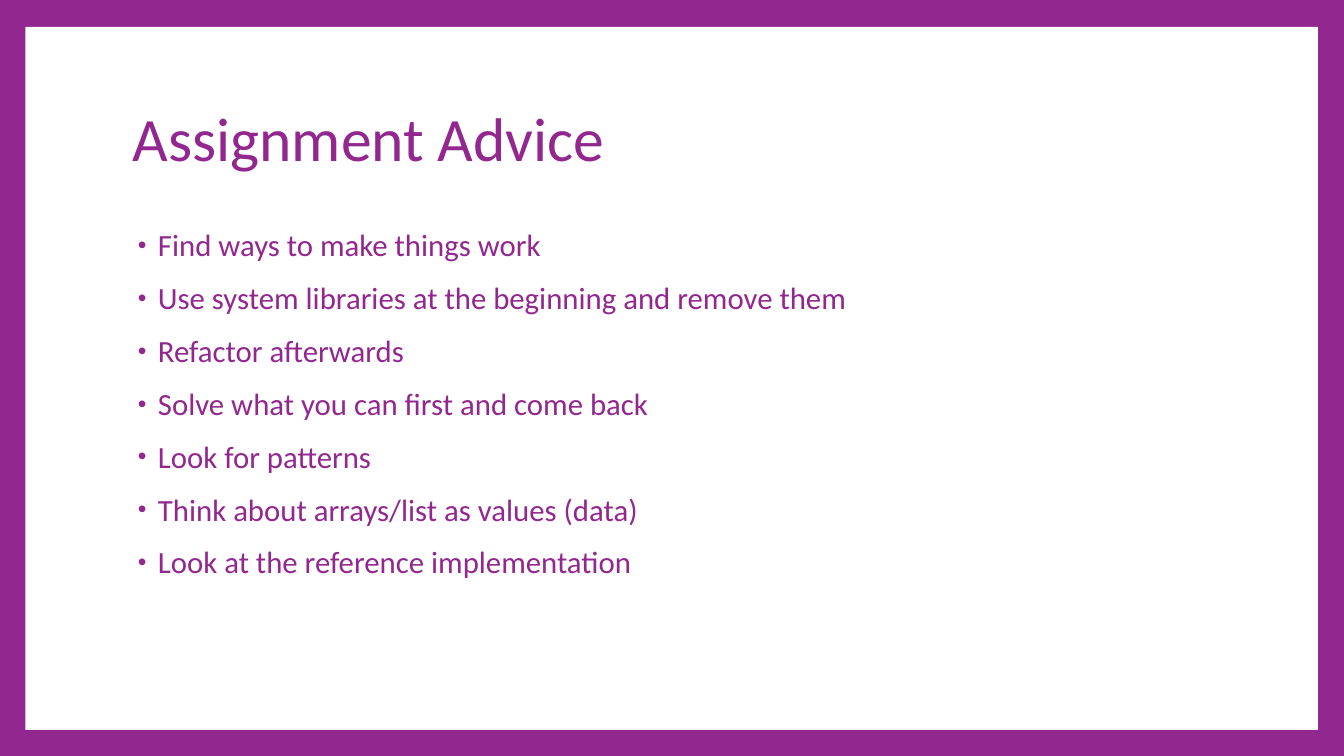
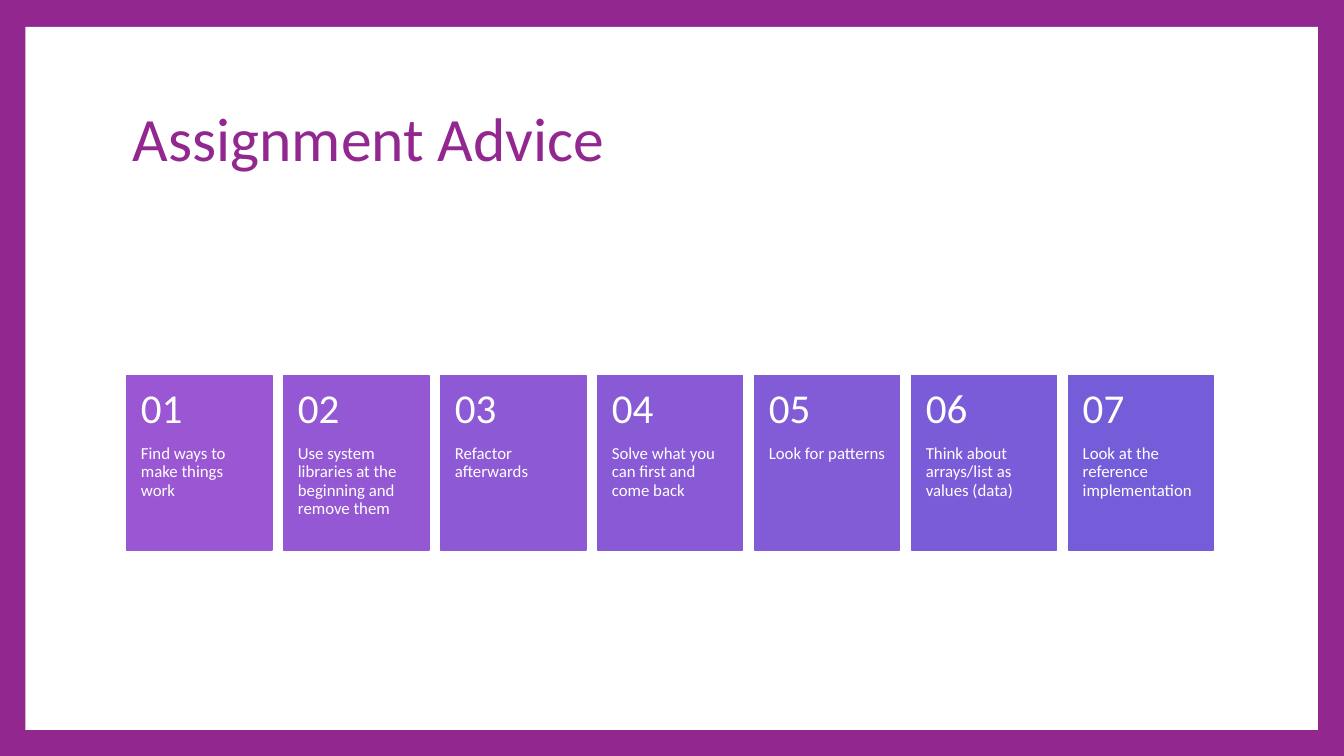
Before and after one commit to cdiggins/cs321, a slide deck: slide 32 of class-notes/cs321-winter-2023-lecture-7.pptx (slide 34 before the commit). Drawn at 1344x756 pixels with LibreOffice and Linux fonts; fonts in the diff are those of the drawing. Boxes give left, top, right and bottom in pixels: in the first picture for what was removed or moved away, otherwise in the second. Text is boxed around its words. In the diff, an @@ line names an element or a change of style, - is before the commit and + after.

Commit message:
Final presentation slides

```diff
--- a/class-notes/cs321-winter-2023-lecture-7.pptx
+++ b/class-notes/cs321-winter-2023-lecture-7.pptx
@@ text removed at [158, 234, 846, 578] @@
-• Find ways to make things work
-• Use system libraries at the beginning and remove them
-• Refactor afterwards
-• Solve what you can first and come back
-• Look for patterns
-• Think about arrays/list as values (data)
-• Look at the reference implementation
@@ group added at [126, 376, 1214, 550]: 14 texts, 7 rectangles @@
+Find ways to make things work
+01
+Use system libraries at the beginning and remove them
+02
+Refactor afterwards
+03
+Solve what you can first and come back
+04
+Look for patterns
+05
+Think about arrays/list as values (data)
+06
+Look at the reference implementation
+07
```
Also in this commit, not shown: 20 other slides changed, 3 slides added, 6 slides removed, 1 other file.
